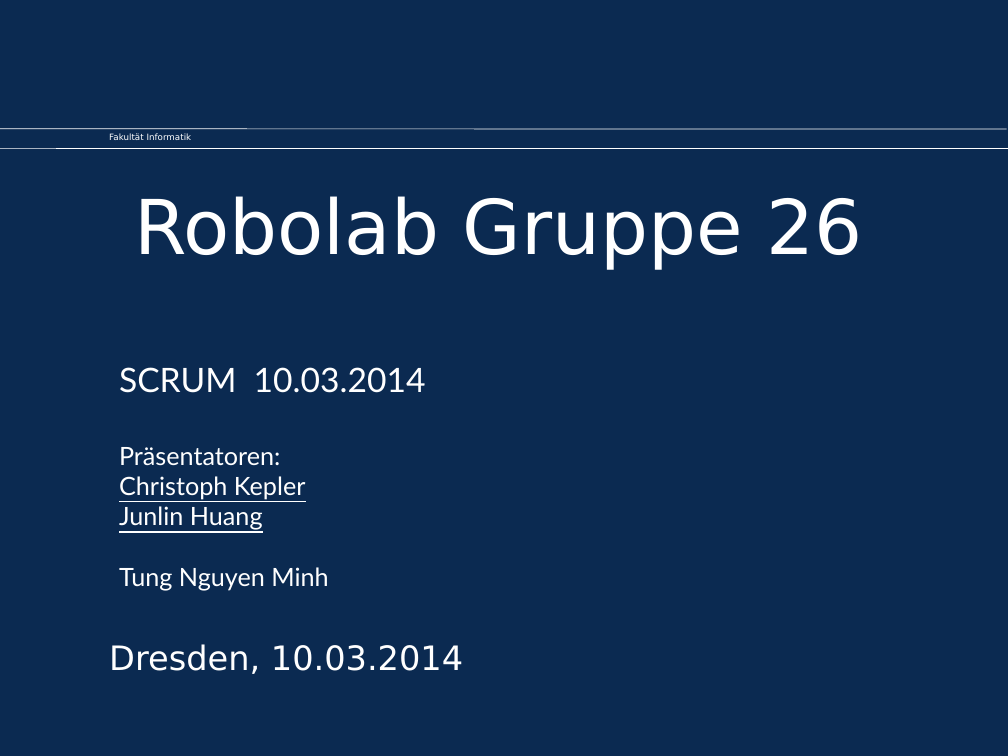
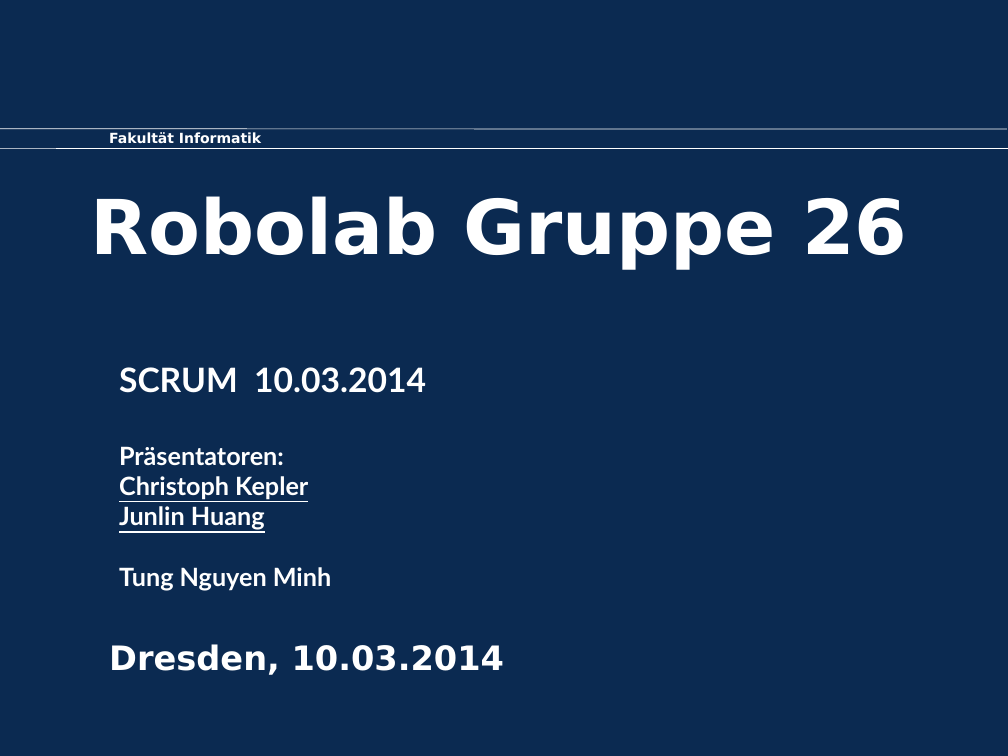
Before and after one commit to MarauderXtreme/robolab-2014, a slide deck: slide 1 of Scrum/scrum-10-03-14.ppt. Drawn at 1008x756 pixels with LibreOffice and Linux fonts; fonts in the diff are those of the drawing; background and template pictures are left out. Boxes give left, top, right and bottom in pixels: in the first picture for what was removed or moved away, otherwise in the second. Text is boxed around its words. In the diff, an @@ line names an element or a change of style, - is before the commit and + after.

Commit message:
added scrum 10.03(software)

```diff
--- a/Scrum/scrum-10-03-14.ppt
+++ b/Scrum/scrum-10-03-14.ppt
@@ text "Fakultät Informatik" at [109,132,261,144]: size 6.2 to 10 pt, bold on; line spacing 0.8 to 1 @@
@@ bold on in 3 elements at [90,196,907,270], [109,644,504,675], [119,367,426,590] @@
```
Also in this commit, not shown: 7 other slides changed, 2 other files.
